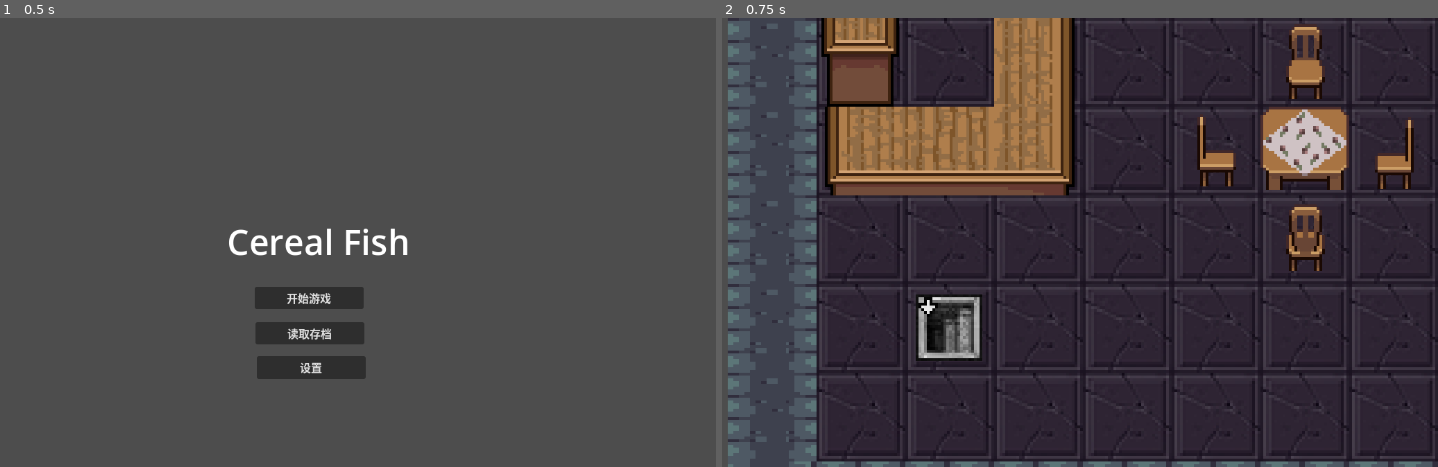
Above: before the commit, frames 1-2 (left to right).
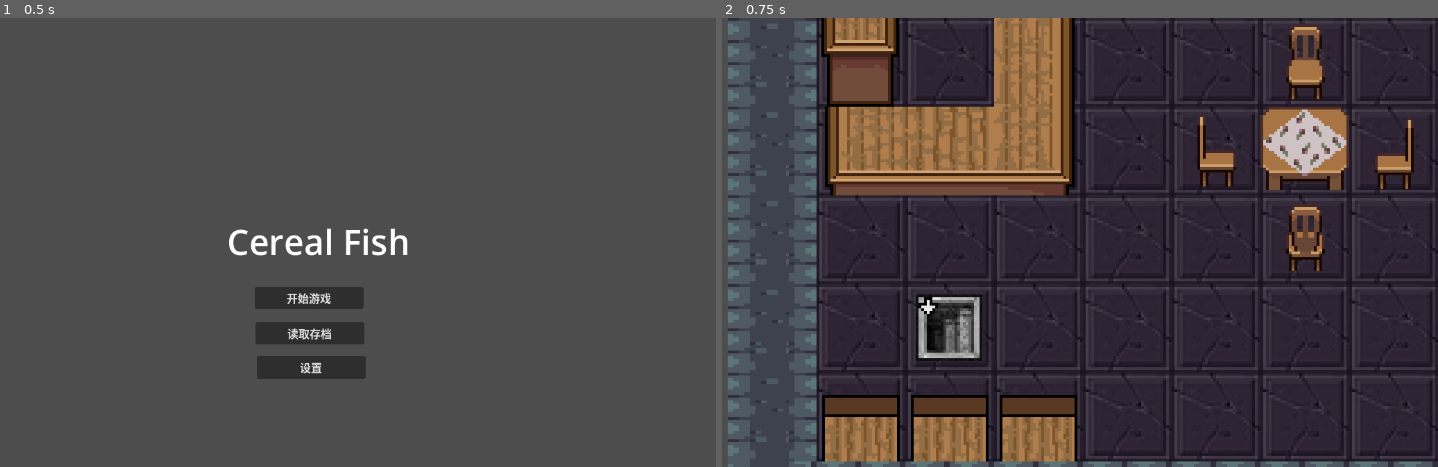
Above: after the commit, the same moments.

Repository: Atlas0079/Guild-Master
Game: Godot game, scene res://Scene/TitleScreen.tscn
The game is run twice, just before and just after one commit, with the same random seed, the same clock (stepped at 60 frames per second) and the same inputs.
Inputs:
- Up to frame 1 (0.5 s): no input
- Up to frame 2 (0.75 s): click "开始游戏" at 0.5 s

Frame 1 is identical in both runs. In frame 2, 4.8% of the frame differs, in the area x 13-50%, y 83-99%.

Commit message:
闲得无聊，画了个书柜

Diff:
--- a/Scene/game_scene.tscn
+++ b/Scene/game_scene.tscn
@@ -1,7 +1,8 @@
-[gd_scene load_steps=6 format=3 uid="uid://bkw7uiuslq7xh"]
+[gd_scene load_steps=8 format=3 uid="uid://bkw7uiuslq7xh"]
 
 [ext_resource type="Texture2D" uid="uid://d1uxloh6xac6i" path="res://assets/texture/tileset/wooden wall vertical.png" id="1_uksg8"]
 [ext_resource type="Texture2D" uid="uid://cfyg8ssok31cj" path="res://assets/texture/tileset/bar_counter.png" id="2_emm2w"]
+[ext_resource type="Texture2D" uid="uid://bu76xgvx5hi0v" path="res://assets/texture/tileset/book_case.png" id="3_8gjw0"]
 
 [sub_resource type="TileSetAtlasSource" id="TileSetAtlasSource_iss4l"]
 texture = ExtResource("1_uksg8")
@@ -103,10 +104,38 @@
 1:4/0 = 0
 4:4/0 = 0
 
+[sub_resource type="TileSetAtlasSource" id="TileSetAtlasSource_1sf7h"]
+texture = ExtResource("3_8gjw0")
+texture_region_size = Vector2i(128, 128)
+0:0/0 = 0
+1:0/0 = 0
+2:0/0 = 0
+3:0/0 = 0
+4:0/0 = 0
+2:1/0 = 0
+3:1/0 = 0
+4:1/0 = 0
+0:2/0 = 0
+1:2/0 = 0
+2:2/0 = 0
+3:2/0 = 0
+4:2/0 = 0
+0:3/0 = 0
+1:3/0 = 0
+2:3/0 = 0
+3:3/0 = 0
+4:3/0 = 0
+0:4/0 = 0
+1:4/0 = 0
+2:4/0 = 0
+3:4/0 = 0
+4:4/0 = 0
+
 [sub_resource type="TileSet" id="TileSet_h7myh"]
 tile_size = Vector2i(128, 128)
 sources/0 = SubResource("TileSetAtlasSource_iss4l")
 sources/1 = SubResource("TileSetAtlasSource_marxh")
+sources/2 = SubResource("TileSetAtlasSource_1sf7h")
 
 [node name="GameScene" type="Node2D"]
 
@@ -117,8 +146,8 @@
 layer_0/name = "Layer1"
 layer_0/tile_data = PackedInt32Array(-458750, 524288, 1, -458737, 524288, 1, -458738, 524288, 1, -458739, 524288, 1, -4 …(3485 unchanged characters)…
 layer_1/name = "Layer0"
-layer_1/tile_data = PackedInt32Array(262145, 393216, 2, 2621 …(572 unchanged characters)… , 4, -262137, 0, 4, -262135, 589825, 1, -327675, 2, 0, 13, 3, 0, 131077, 4, 0, 196615, 524289,  …(1645 unchanged characters)…
+layer_1/tile_data = PackedInt32Array(262145, 393216, 2, 2621 …(572 unchanged characters)… , 4, -262137, 0, 4, -262135, 589825, 1, 13, 3, 0, 131077, 4, 0, 196615, 524289,  …(1645 unchanged characters)…
 layer_2/name = "Layer2"
 layer_2/tile_data = PackedInt32Array(4, 262157, 2, -65534, 262157, 1, -131070, 262157, 3, -196604, 262157, 0, -393212, 196621, 3)
 layer_3/name = "Layer3"
-layer_3/tile_data = PackedInt32Array(131084, 65549, 26843546 …(273 unchanged characters)… 196591, 196608, 4, -196589, 196608, 4, -262129, 65537, 268435460, -327665, 65537, 268435459, -393201, 65537, 268435460, -458737, 65537, 268435459, 262159, 65537, 268435460, 196623, 65537, 268435459, 131087, 65537, 268435460, 65551, 65537, 268435459)
+layer_3/tile_data = PackedInt32Array(131084, 65549, 26843546 …(273 unchanged characters)… 196591, 196608, 4, -196589, 196608, 4, -458737, 131074, 4, -458738, 131074, 4, -524274, 131074, 3, -524273, 131074, 3, -458739, 131074, 4, -524275, 131074, 3, -458750, 131074, 4, -458749, 131074, 4, -458748, 131074, 4, -524286, 131074, 3, -524285, 131074, 3, -524284, 131074, 3, 262159, 65538, 3, 262158, 65538, 3, 262157, 65538, 3, 262146, 65538, 3, 262147, 65538, 3, 262148, 65538, 3)
Binary file added: assets/texture/tileset/book_case.png
Not shown, added: assets/texture/tileset/book_case.png.import
